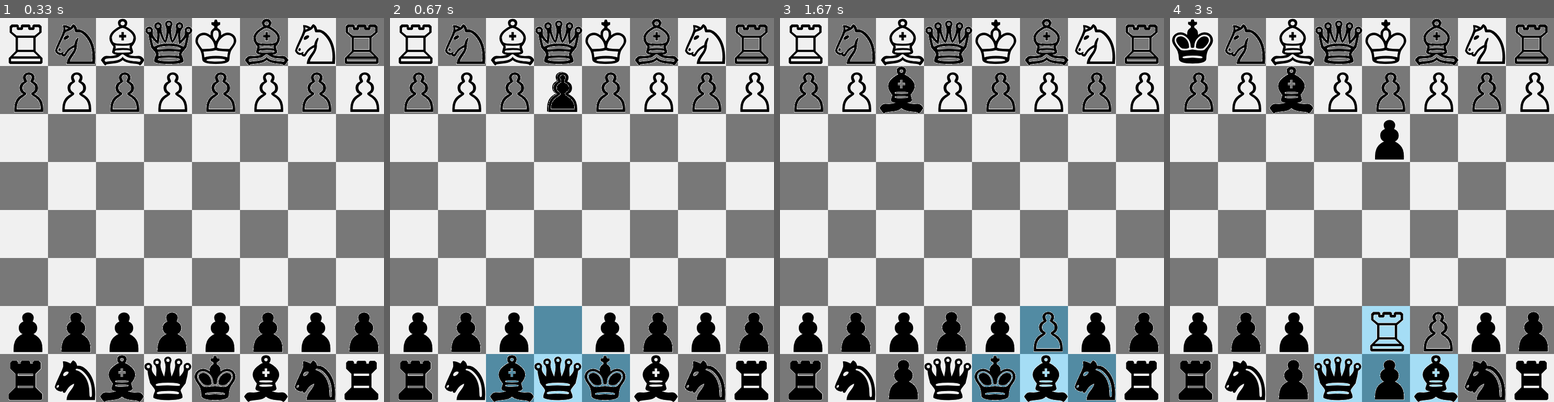
Above: before the commit, frames 1-4 (left to right).
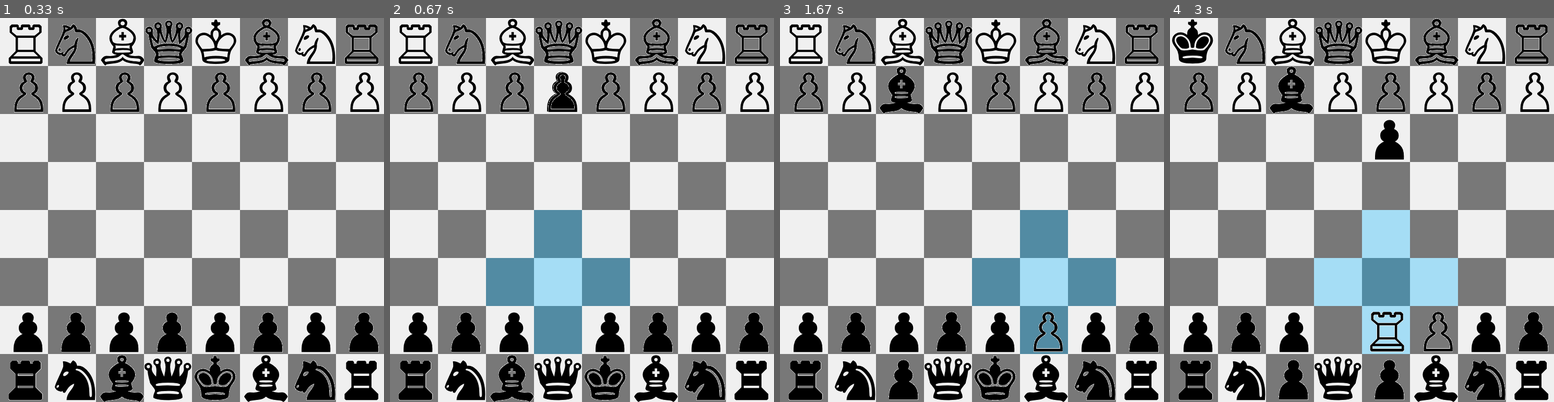
Above: after the commit, the same moments.

Repository: HighASG936/MyChess
Game: pygame game, started from Chess.py
Two runs of this game, one before a commit and one after it. Both use one fixed random seed, a clock stepped at 60 frames per second and the inputs below.
Inputs (mouse positions are in pixels of both pictures, inside the frame that each line leads up to):
- Up to frame 1 (0.33 s): no input
- Up to frame 2 (0.67 s): press the mouse at (558, 329) at 0.37 s; move the mouse to (562, 217) at 0.47 s; release the mouse at (566, 106) at 0.6 s
- Up to frame 3 (1.67 s): press the mouse at (899, 378) at 0.7 s; move the mouse to (868, 348) at 0.8 s; release the mouse at (837, 321) at 0.93 s; press the mouse at (899, 90) at 1.03 s; move the mouse to (968, 121) at 1.13 s; release the mouse at (1033, 156) at 1.27 s; press the mouse at (1044, 329) at 1.37 s; move the mouse to (1002, 340) at 1.47 s; release the mouse at (964, 348) at 1.6 s
- Up to frame 4 (3 s): press the mouse at (1530, 329) at 1.7 s; move the mouse to (1373, 263) at 1.8 s; release the mouse at (1219, 198) at 1.93 s; press the mouse at (1385, 378) at 2.03 s; move the mouse to (1427, 363) at 2.13 s; release the mouse at (1469, 348) at 2.27 s; press the mouse at (1193, 41) at 2.37 s; move the mouse to (1327, 110) at 2.47 s; release the mouse at (1458, 175) at 2.6 s; press the mouse at (1385, 329) at 2.7 s; move the mouse to (1392, 240) at 2.8 s; release the mouse at (1400, 156) at 2.93 s

Frame 1 is identical in both runs. In frame 2, 8.8% of the frame differs, in the area x 25-63%, y 50-100%; in frame 3, 8.9%; in frame 4, 9.0%, in the area x 37-75%, y 50-100%.

Commit message:
pawns direction

Diff:
--- a/Chess.py
+++ b/Chess.py
@@ -32,7 +32,6 @@
                 if sprite.dragging:
                     self.last_x, self.last_y = sprite.x, sprite.y
 
-
     def _check_events(self):
         for event in pygame.event.get():
             if event.type == pygame.QUIT:
@@ -43,12 +42,12 @@
             elif event.type == pygame.MOUSEBUTTONDOWN:
                 self._dragging_piece(event)
 
-    def _snap_piece(self):
-        current_position = pygame.mouse.get_pos()
+    def _snap_piece(self, sprite):
+        current_x, current_y = pygame.mouse.get_pos()
         centers = self.tiles_centers
         distances = [
-                        sqrt( (center[0] - current_position[0])**2  +  (center[1] - current_position[1])**2 )
-                        for center in centers
+                        sqrt( (center_x - current_x)**2  +  (center_y - current_y)**2 )
+                        for center_x, center_y in centers
                     ]
         min_distance_index = distances.index(min(distances))
         new_pos = centers[min_distance_index]
@@ -60,8 +59,8 @@
 
         for sprite in self.chess_set.Pieces_Group:
             if sprite.dragging:
-                self.board.movs.draw_markers(sprite.name, [self.last_x, self.last_y] )
-                sprite.rect.center = self._snap_piece()
+                self.board.movs.draw_markers(sprite, [self.last_x, self.last_y] )
+                sprite.rect.center = self._snap_piece(sprite)
                 sprite.x, sprite.y = sprite.rect.topleft
         self.chess_set.Pieces_Group.draw(self.screen)
         pygame.display.flip()
--- a/chess_set.py
+++ b/chess_set.py
@@ -54,17 +54,16 @@
             for j in range(len(board)):
                 tile = board[i][j]
                 if tile == current_piece:
-                    piece = Piece(self.chess_game, image, name, color)
-                    piece.x = self.chess_game.settings.tile_size * j
-                    piece.y = self.chess_game.settings.tile_size * i
-                    piece.name = current_piece
+                    coord = (self.chess_game.settings.tile_size * j,
+                             self.chess_game.settings.tile_size * i)
+                    piece = Piece(self.chess_game, image, current_piece, color, coord)
                     self.Pieces_Group.add_internal(piece)
                     piece.blitme()
 
 class Piece:
     """Represents a chess piece."""
 
-    def __init__(self, chess_game, image, name, color):
+    def __init__(self, chess_game, image, name, color, coord):
         """Initialize attributes to represent a ches piece."""
         super().__init__()
 
@@ -74,7 +73,13 @@
         self.dragging = False
         self.screen = chess_game.screen
         self.rect = self.image.get_rect()
-        self.x, self.y = 0.0, 0.0
+        self.x, self.y = coord
+        self.direction = self._set_direction()
+
+    def _set_direction(self):
+        if self.name[1] == 'P' and self.y > 551:
+            return -1
+        return 1
 
     def blitme(self):
         """Draw the piece at its current location."""
--- a/movements.py
+++ b/movements.py
@@ -31,19 +31,21 @@
 
         self.movs = {'K': king, 'Q': queen, 'R': rook, 'P': pawn, 'B': bishop, 'N': knight}
 
-    def _get_movs(self,list_moves,locate):
+    def _get_movs(self,list_moves,locate, direction):
         a = np.array(locate)
         b = np.array(list_moves)
-        list_moves = a + b
+        list_moves = a + (direction*b)
         possible_moves = [tuple(coord)
                           for coord in list_moves
                           if all(x <= self.settings.board_size for x in coord)]
         return possible_moves
 
-    def draw_markers(self, name, locate):
+    def draw_markers(self, sprite, locate):
         marker_color = self.settings.marker_color
-        list_movs = self.movs[name[1]]
-        possible_movs = self._get_movs(list_movs, locate)
+        name = sprite.name[1]
+        direction = sprite.direction
+        list_movs = self.movs[name]
+        possible_movs = self._get_movs(list_movs, locate, direction)
         Marker_Rect = Surface((self.settings.tile_size, self.settings.tile_size), SRCALPHA)
 
         for possible_mov in possible_movs:
